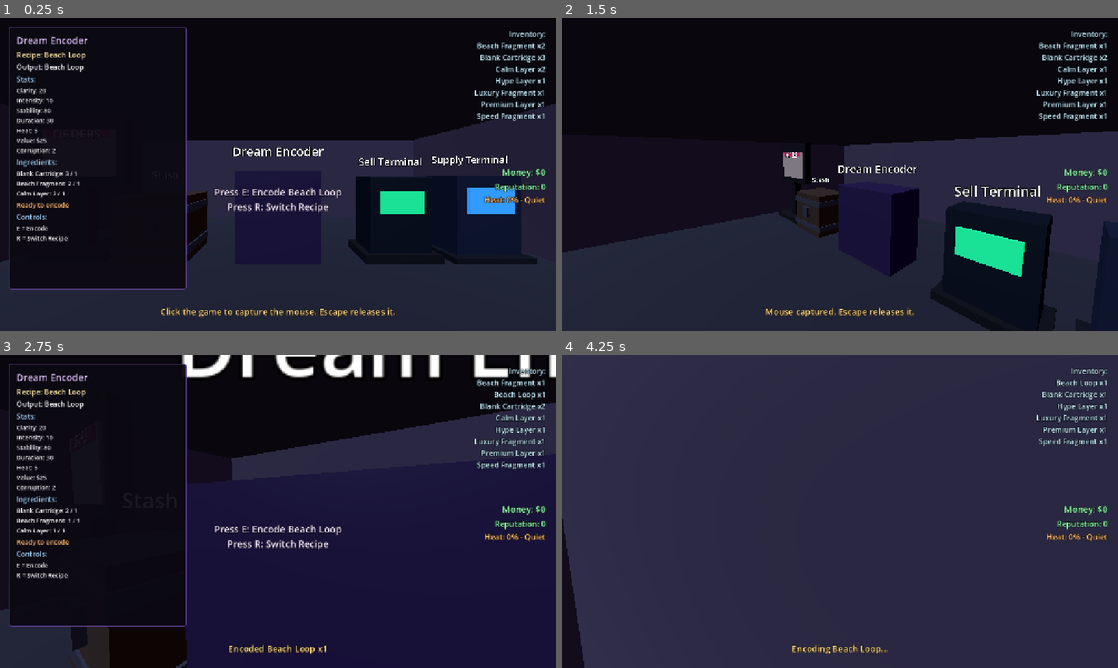
Above: before the commit, frames 1-4 (two rows, left to right).
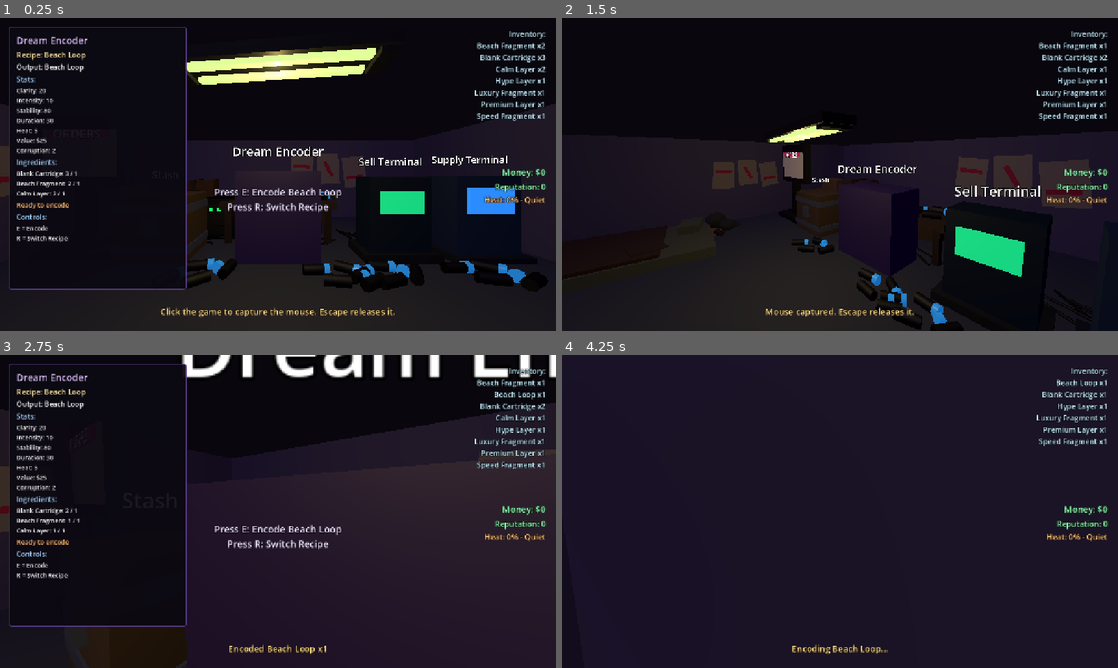
Above: after the commit, the same moments.

Repository: BrickedBrickk/INSOMNIAC
Game: Godot game, scene res://scenes/main/Main.tscn
Same seed, same stepped clock (60 frames per second), same inputs: the game is played once before the commit and once after it.
Inputs (mouse positions are in pixels of both pictures, inside the frame that each line leads up to):
- Up to frame 1 (0.25 s): no input
- Up to frame 2 (1.5 s): tap E (interact) at 0.5, 0.6 s; move the mouse to (962, 158) at 0.52 s; hold D (move_right) 0.53-1.28 s; click (962, 158) at 0.67 s; tap Space (jump) at 0.77 s; move the mouse to (812, 174) at 1.27 s; hold W (move_forward) from 1.28 s (still down); tap R (cycle_recipe) at 1.35 s
- Up to frame 3 (2.75 s): keep holding W (move_forward); tap Space (jump) at 1.52 s; tap E (interact) at 1.55, 2, 2.1 s; move the mouse to (289, 505) at 2.02 s
- Up to frame 4 (4.25 s): keep holding W (move_forward); tap E (interact) at 2.75, 3.05, 3.6 s; move the mouse to (834, 517) at 2.77 s; tap F (refresh_orders) at 2.85 s; tap Space (jump) at 3.02, 3.77 s; move the mouse to (878, 514) at 3.52 s

The runs differ from the first frame. In frame 1, 18% of the frame differs, in the area x 0-100%, y 8-100%; in frame 2, 25%; in frame 3, 8.0%; in frame 4, 97%, in the area x 0-100%, y 0-100%.

Commit message:
v0.08-apartment-art-blockout

Diff:
--- a/scenes/apartment/Apartment.tscn
+++ b/scenes/apartment/Apartment.tscn
@@ -6,6 +6,18 @@
 [ext_resource type="PackedScene" path="res://scenes/world/StashBox.tscn" id="4_stash"]
 [ext_resource type="PackedScene" path="res://scenes/world/SupplyTerminal.tscn" id="5_supply"]
 [ext_resource type="PackedScene" path="res://scenes/world/CustomerOrderBoard.tscn" id="6_orders"]
+[ext_resource type="PackedScene" path="res://scenes/props/BlackoutCurtains.tscn" id="7_curtains"]
+[ext_resource type="PackedScene" path="res://scenes/props/CableBundles.tscn" id="8_cables"]
+[ext_resource type="PackedScene" path="res://scenes/props/CardboardBoxes.tscn" id="9_boxes"]
+[ext_resource type="PackedScene" path="res://scenes/props/CheapCeilingLight.tscn" id="10_ceiling_light"]
+[ext_resource type="PackedScene" path="res://scenes/props/DirtyMattress.tscn" id="11_mattress"]
+[ext_resource type="PackedScene" path="res://scenes/props/LooseCartridges.tscn" id="12_cartridges"]
+[ext_resource type="PackedScene" path="res://scenes/props/MetalShelf.tscn" id="13_shelf"]
+[ext_resource type="PackedScene" path="res://scenes/props/SmallServerBox.tscn" id="14_server"]
+[ext_resource type="PackedScene" path="res://scenes/props/StashCrateVisuals.tscn" id="15_stash_visuals"]
+[ext_resource type="PackedScene" path="res://scenes/props/TrashPile.tscn" id="16_trash"]
+[ext_resource type="PackedScene" path="res://scenes/props/WallPosters.tscn" id="17_posters"]
+[ext_resource type="PackedScene" path="res://scenes/props/WorkDesk.tscn" id="18_desk"]
 
 [sub_resource type="StandardMaterial3D" id="Material_floor"]
 albedo_color = Color(0.16, 0.17, 0.2, 1)
@@ -108,10 +120,148 @@
 [node name="CustomerOrderBoard" parent="." instance=ExtResource("6_orders")]
 position = Vector3(-3.75, 1.46, -1.5)
 
+[node name="ArtBlockout" type="Node3D" parent="."]
+
+[node name="SleepCorner" type="Node3D" parent="ArtBlockout"]
+
+[node name="DirtyMattress" parent="ArtBlockout/SleepCorner" instance=ExtResource("11_mattress")]
+position = Vector3(-3.55, 0, 2.85)
+rotation_degrees = Vector3(0, -4, 0)
+
+[node name="BedsideTrash" parent="ArtBlockout/SleepCorner" instance=ExtResource("16_trash")]
+position = Vector3(-4.15, 0, 0.95)
+rotation_degrees = Vector3(0, 18, 0)
+scale = Vector3(0.82, 0.82, 0.82)
+
+[node name="BedsideCartridges" parent="ArtBlockout/SleepCorner" instance=ExtResource("12_cartridges")]
+position = Vector3(-2.35, 0, 3.9)
+rotation_degrees = Vector3(0, -28, 0)
+
+[node name="BedsideCables" parent="ArtBlockout/SleepCorner" instance=ExtResource("8_cables")]
+position = Vector3(-3.75, 0, 4.38)
+rotation_degrees = Vector3(0, 12, 0)
+
+[node name="EncoderLab" type="Node3D" parent="ArtBlockout"]
+
+[node name="WorkDesk" parent="ArtBlockout/EncoderLab" instance=ExtResource("18_desk")]
+position = Vector3(0, 0, -2.55)
+
+[node name="SmallServerBox" parent="ArtBlockout/EncoderLab" instance=ExtResource("14_server")]
+position = Vector3(-1.45, 0, -2.75)
+rotation_degrees = Vector3(0, 8, 0)
+
+[node name="EncoderCables" parent="ArtBlockout/EncoderLab" instance=ExtResource("8_cables")]
+position = Vector3(0.1, 0, -2.25)
+rotation_degrees = Vector3(0, -6, 0)
+
+[node name="DeskCartridges" parent="ArtBlockout/EncoderLab" instance=ExtResource("12_cartridges")]
+position = Vector3(0.9, 0.94, -2.48)
+rotation_degrees = Vector3(0, 19, 0)
+
+[node name="EncoderFloorCartridges" parent="ArtBlockout/EncoderLab" instance=ExtResource("12_cartridges")]
+position = Vector3(0.95, 0, -0.58)
+rotation_degrees = Vector3(0, -17, 0)
+
+[node name="StashAndOrders" type="Node3D" parent="ArtBlockout"]
+
+[node name="StashCrateVisuals" parent="ArtBlockout/StashAndOrders" instance=ExtResource("15_stash_visuals")]
+position = Vector3(-2.55, 0, -3.35)
+rotation_degrees = Vector3(0, -5, 0)
+
+[node name="OrderBoardBoxes" parent="ArtBlockout/StashAndOrders" instance=ExtResource("9_boxes")]
+position = Vector3(-4.05, 0, -3.65)
+rotation_degrees = Vector3(0, 9, 0)
+
+[node name="StashCables" parent="ArtBlockout/StashAndOrders" instance=ExtResource("8_cables")]
+position = Vector3(-2.2, 0, -2.35)
+rotation_degrees = Vector3(0, 14, 0)
+
+[node name="OrderBoardTrash" parent="ArtBlockout/StashAndOrders" instance=ExtResource("16_trash")]
+position = Vector3(-4.25, 0, -2.45)
+rotation_degrees = Vector3(0, -24, 0)
+scale = Vector3(0.75, 0.75, 0.75)
+
+[node name="StashCartridges" parent="ArtBlockout/StashAndOrders" instance=ExtResource("12_cartridges")]
+position = Vector3(-1.25, 0, -0.62)
+rotation_degrees = Vector3(0, 31, 0)
+
+[node name="TerminalClutter" type="Node3D" parent="ArtBlockout"]
+
+[node name="SellTerminalCables" parent="ArtBlockout/TerminalClutter" instance=ExtResource("8_cables")]
+position = Vector3(2.2, 0, -2.3)
+rotation_degrees = Vector3(0, -9, 0)
+
+[node name="SellTerminalCartridges" parent="ArtBlockout/TerminalClutter" instance=ExtResource("12_cartridges")]
+position = Vector3(1.55, 0, -0.6)
+rotation_degrees = Vector3(0, 11, 0)
+
+[node name="SupplyTerminalCables" parent="ArtBlockout/TerminalClutter" instance=ExtResource("8_cables")]
+position = Vector3(3.72, 0, -2.32)
+rotation_degrees = Vector3(0, 17, 0)
+
+[node name="SupplyTerminalCartridges" parent="ArtBlockout/TerminalClutter" instance=ExtResource("12_cartridges")]
+position = Vector3(3.15, 0, -0.62)
+rotation_degrees = Vector3(0, -22, 0)
+
+[node name="SupplyTerminalBoxes" parent="ArtBlockout/TerminalClutter" instance=ExtResource("9_boxes")]
+position = Vector3(4.05, 0, -3.75)
+rotation_degrees = Vector3(0, -12, 0)
+scale = Vector3(0.82, 0.82, 0.82)
+
+[node name="SupplyTerminalTrash" parent="ArtBlockout/TerminalClutter" instance=ExtResource("16_trash")]
+position = Vector3(4.28, 0, -2.65)
+rotation_degrees = Vector3(0, 16, 0)
+scale = Vector3(0.72, 0.72, 0.72)
+
+[node name="RightWallStorage" type="Node3D" parent="ArtBlockout"]
+
+[node name="MetalShelf" parent="ArtBlockout/RightWallStorage" instance=ExtResource("13_shelf")]
+position = Vector3(4.55, 0, 1.55)
+rotation_degrees = Vector3(0, 90, 0)
+
+[node name="StorageBoxes" parent="ArtBlockout/RightWallStorage" instance=ExtResource("9_boxes")]
+position = Vector3(3.9, 0, 3.85)
+rotation_degrees = Vector3(0, -19, 0)
+scale = Vector3(0.9, 0.9, 0.9)
+
+[node name="StorageTrash" parent="ArtBlockout/RightWallStorage" instance=ExtResource("16_trash")]
+position = Vector3(4.22, 0, 2.85)
+rotation_degrees = Vector3(0, 27, 0)
+scale = Vector3(0.78, 0.78, 0.78)
+
+[node name="WallDressing" type="Node3D" parent="ArtBlockout"]
+
+[node name="BlackoutCurtainsLeft" parent="ArtBlockout/WallDressing" instance=ExtResource("7_curtains")]
+position = Vector3(-2.25, 0, 4.84)
+
+[node name="BlackoutCurtainsRight" parent="ArtBlockout/WallDressing" instance=ExtResource("7_curtains")]
+position = Vector3(2.25, 0, 4.84)
+
+[node name="BackWallPosters" parent="ArtBlockout/WallDressing" instance=ExtResource("17_posters")]
+position = Vector3(1.8, 1.68, -4.84)
+
+[node name="LeftWallPosters" parent="ArtBlockout/WallDressing" instance=ExtResource("17_posters")]
+position = Vector3(-4.84, 1.62, -0.15)
+rotation_degrees = Vector3(0, 90, 0)
+scale = Vector3(0.82, 0.82, 0.82)
+
+[node name="Lighting" type="Node3D" parent="ArtBlockout"]
+
+[node name="CheapCeilingLight" parent="ArtBlockout/Lighting" instance=ExtResource("10_ceiling_light")]
+position = Vector3(0, 2.7, 0.45)
+rotation_degrees = Vector3(0, -4, 2)
+
+[node name="WarmCeilingLight" type="OmniLight3D" parent="ArtBlockout/Lighting"]
+position = Vector3(0, 2.52, 0.45)
+light_color = Color(0.78, 0.7, 0.42, 1)
+light_energy = 1.7
+shadow_enabled = false
+omni_range = 7.0
+
 [node name="DirectionalLight3D" type="DirectionalLight3D" parent="."]
 rotation_degrees = Vector3(-55, -25, 0)
-light_color = Color(0.75, 0.8, 1, 1)
-light_energy = 0.8
+light_color = Color(0.48, 0.42, 0.62, 1)
+light_energy = 0.38
 shadow_enabled = false
 
 [node name="WorldEnvironment" type="WorldEnvironment" parent="."]
--- /dev/null
+++ b/scripts/core/apartment_art_blockout_smoke_test.gd
@@ -0,0 +1,118 @@
+extends SceneTree
+
+var _failures: PackedStringArray = []
+
+
+func _init() -> void:
+	call_deferred("_run")
+
+
+func _run() -> void:
+	var main_scene: PackedScene = load("res://scenes/main/Main.tscn")
+	_expect(main_scene != null, "Main scene should load.")
+	if main_scene == null:
+		_finish()
+		return
+
+	var main := main_scene.instantiate()
+	root.add_child(main)
+	await process_frame
+	await physics_frame
+	await physics_frame
+
+	var apartment := main.get_node_or_null("Apartment") as Node3D
+	var player := main.get_node_or_null("Apartment/PlayerDesktopRig") as PlayerDesktopRig
+	var hud := main.get_node_or_null("HUD") as HUD
+	_expect(apartment != null, "Apartment should exist in Main.")
+	_expect(player != null, "PlayerDesktopRig should exist in the apartment.")
+	_expect(hud != null, "HUD should exist in Main.")
+	if apartment == null or player == null or hud == null:
+		_finish()
+		return
+
+	var required_props: PackedStringArray = [
+		"ArtBlockout/SleepCorner/DirtyMattress",
+		"ArtBlockout/EncoderLab/WorkDesk",
+		"ArtBlockout/EncoderLab/SmallServerBox",
+		"ArtBlockout/StashAndOrders/StashCrateVisuals",
+		"ArtBlockout/RightWallStorage/MetalShelf",
+		"ArtBlockout/WallDressing/BlackoutCurtainsLeft",
+		"ArtBlockout/WallDressing/BackWallPosters",
+		"ArtBlockout/Lighting/CheapCeilingLight",
+	]
+	for prop_path in required_props:
+		_expect(apartment.get_node_or_null(prop_path) != null, "Missing apartment prop: %s" % prop_path)
+
+	var required_machines: PackedStringArray = [
+		"DreamEncoder",
+		"SellTerminal",
+		"SupplyTerminal",
+		"StashBox",
+		"CustomerOrderBoard",
+	]
+	for machine_path in required_machines:
+		_expect(apartment.get_node_or_null(machine_path) != null, "Missing gameplay machine: %s" % machine_path)
+
+	var art_blockout := apartment.get_node_or_null("ArtBlockout")
+	_expect(art_blockout != null, "ArtBlockout hierarchy should exist.")
+	if art_blockout != null:
+		_expect(
+			_find_physics_bodies(art_blockout).is_empty(),
+			"Visual art props should not add physics bodies that block the playable aisle."
+		)
+
+	var interaction := player.get_interaction_controller()
+	var interaction_targets := {
+		"DreamEncoder": Vector3(0, 0.9, 2.5),
+		"SellTerminal": Vector3(2.2, 0.9, 2.5),
+		"SupplyTerminal": Vector3(3.75, 0.9, 2.5),
+		"StashBox": Vector3(-2.2, 0.9, 2.5),
+		"CustomerOrderBoard": Vector3(-3.75, 0.9, 2.5),
+	}
+	for target_name in interaction_targets:
+		player.position = interaction_targets[target_name]
+		await physics_frame
+		var target := apartment.get_node(target_name) as Node3D
+		interaction.target_position = interaction.to_local(target.global_position)
+		interaction.force_raycast_update()
+		await physics_frame
+		var collider := interaction.get_collider() as Node
+		_expect(collider != null and collider.name == target_name, "%s should remain reachable." % target_name)
+		_expect(not interaction.get_current_prompt().is_empty(), "%s should retain an interaction prompt." % target_name)
+		_expect(hud.machine_panel.visible, "%s should still show the MachinePanel." % target_name)
+
+	player.position = Vector3(0, 0.9, 2.5)
+	await physics_frame
+	var start_position := player.global_position
+	Input.action_press(InputActions.MOVE_FORWARD)
+	for _frame in 20:
+		await physics_frame
+	Input.action_release(InputActions.MOVE_FORWARD)
+	_expect(player.global_position.z < start_position.z - 0.5, "Player should move through the central aisle.")
+
+	_finish()
+
+
+func _find_physics_bodies(node: Node) -> Array[Node]:
+	var bodies: Array[Node] = []
+	for child in node.get_children():
+		if child is PhysicsBody3D:
+			bodies.append(child)
+		bodies.append_array(_find_physics_bodies(child))
+	return bodies
+
+
+func _finish() -> void:
+	if _failures.is_empty():
+		print("APARTMENT_ART_BLOCKOUT_SMOKE_TEST: PASS")
+		quit(0)
+	else:
+		for failure in _failures:
+			push_error(failure)
+		print("APARTMENT_ART_BLOCKOUT_SMOKE_TEST: FAIL")
+		quit(1)
+
+
+func _expect(condition: bool, message: String) -> void:
+	if not condition:
+		_failures.append(message)
Not shown: 1 places in scenes/apartment/Apartment.tscn that only renumber resources
Not shown, added: scripts/core/apartment_art_blockout_smoke_test.gd.uid
